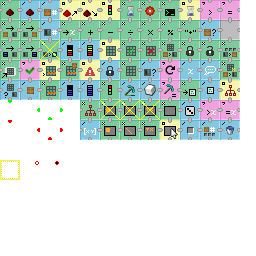
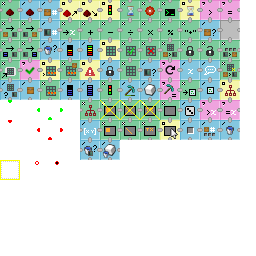
Comparing the layer stacks of the two 256 × 256 images. Changes:
painted on "icons.png" over bbox(40, 40, 232, 160)
